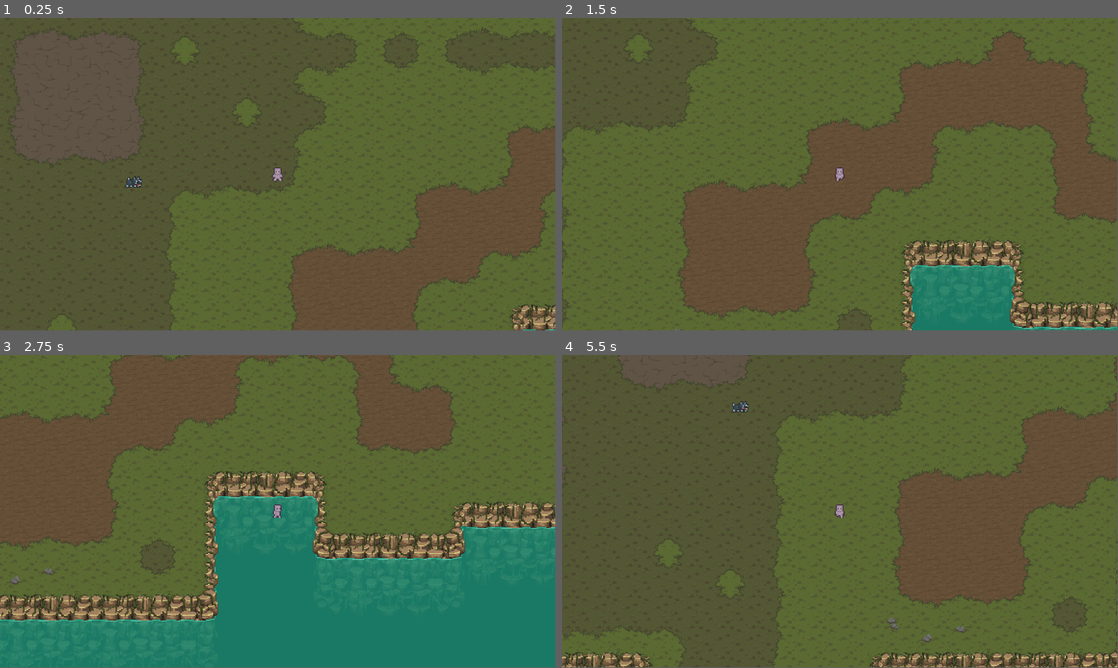
Above: before the commit, frames 1-4 (two rows, left to right).
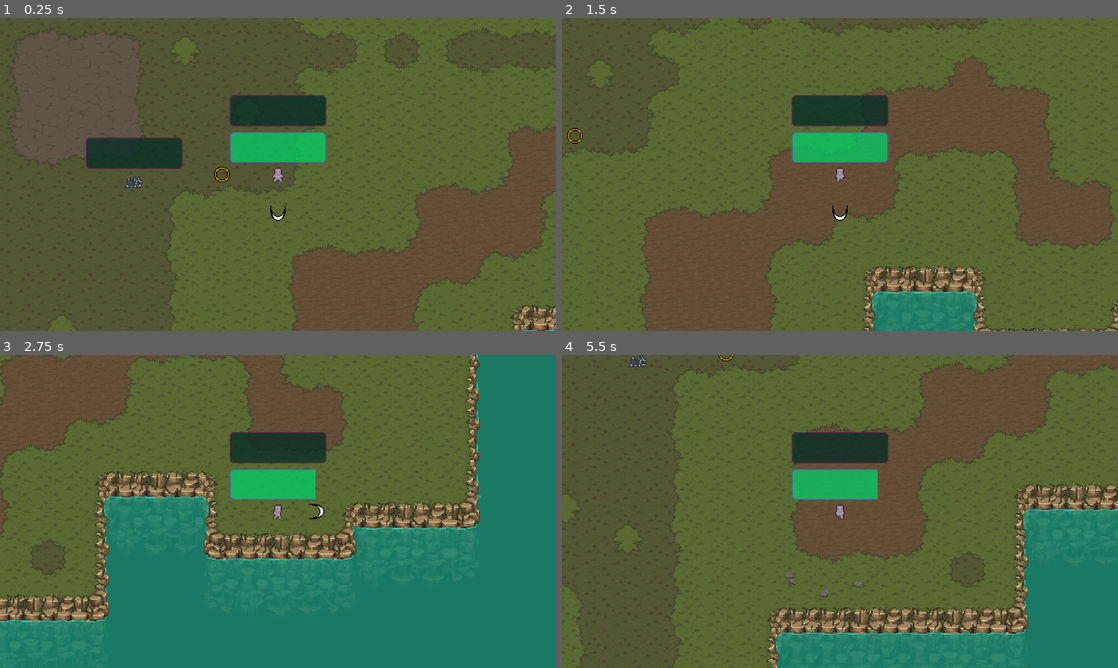
Above: after the commit, the same moments.

Repository: celestialcreature/WolfFighter
Game: Godot game, scene res://scenes/theworld.tscn
Two runs of this game, one before a commit and one after it. Both use one fixed random seed, a clock stepped at 60 frames per second and the inputs below.
Inputs (mouse positions are in pixels of both pictures, inside the frame that each line leads up to):
- Up to frame 1 (0.25 s): no input
- Up to frame 2 (1.5 s): tap Enter at 0.5 s; move the mouse to (962, 158) at 0.52 s; hold Right (right) 0.53-1.28 s; hold Space (special, bound only after the commit) 0.53-1.28 s; tap Q (special, bound only before the commit) at 0.8, 1.35 s; move the mouse to (728, 190) at 1.27 s; hold Down (down) from 1.28 s (still down)
- Up to frame 3 (2.75 s): right-click (166, 527) at 1.55 s; move the mouse to (333, 442) at 2.02 s; release Down (down) at 2.03 s; hold Right (right) from 2.03 s (still down); hold Right mouse button (attack_1, bound only after the commit) from 2.03 s (still down); tap Space (special, bound only after the commit) at 2.3 s
- Up to frame 4 (5.5 s): move the mouse to (812, 574) at 2.77 s; release Right (right) at 2.78 s; release Right mouse button (attack_1, bound only after the commit) at 2.78 s; hold Up (up) 2.78-3.53 s; tap Space (special, bound only after the commit) at 2.85, 4.55 s; tap Q (special, bound only before the commit) at 3.05, 5.3 s; move the mouse to (1006, 558) at 3.52 s; hold Q (special, bound only before the commit) 3.53-4.28 s; hold Left (left) 3.53-5.03 s; right-click (1006, 558) at 3.8 s; move the mouse to (673, 464) at 4.27 s; right-click (673, 464) at 4.35 s; move the mouse to (867, 511) at 5.02 s; hold Down (down) from 5.03 s (still down); hold Space (special, bound only after the commit) from 5.03 s (still down)
In our replay, the window is 799x449 before the commit and 800x450 after it. These sizes can differ from the game's own. Grey fills any space a smaller window leaves; there, only what the larger window draws over its background counts as a difference.

The runs differ from the first frame. In frame 1, 6.2% of the frame differs, in the area x 0-100%, y 2-100%; in frame 2, 26%; in frame 3, 47%, in the area x 0-100%, y 0-98%; in frame 4, 42%.

Commit message:
Health & Stamina Bar and 1st Attack

Diff:
--- a/WolfFighter/project.godot
+++ b/WolfFighter/project.godot
@@ -17,6 +17,14 @@
 [autoload]
 
 global="*res://scripts/global.gd"
+
+[display]
+
+window/stretch/mode="viewport"
+
+[dotnet]
+
+project/assembly_name="Wolf Fighter"
 
 [input]
 
@@ -50,14 +58,23 @@
 }
 interact={
 "deadzone": 0.5,
-"events": [Object(InputEventKey,"resource_local_to_scene":false,"resource_name":"","device":-1,"window_id":0,"alt_pressed":false,"shift_pressed":false,"ctrl_pressed":false,"meta_pressed":false,"pressed":false,"keycode":0,"physical_keycode":32,"key_label":0,"unicode":32,"echo":false,"script":null)
+"events": [Object(InputEventKey,"resource_local_to_scene":false,"resource_name":"","device":-1,"window_id":0,"alt_pressed":false,"shift_pressed":false,"ctrl_pressed":false,"meta_pressed":false,"pressed":false,"keycode":0,"physical_keycode":69,"key_label":0,"unicode":101,"echo":false,"script":null)
 , Object(InputEventJoypadButton,"resource_local_to_scene":false,"resource_name":"","device":-1,"button_index":0,"pressure":0.0,"pressed":true,"script":null)
+, Object(InputEventMouseButton,"resource_local_to_scene":false,"resource_name":"","device":-1,"window_id":0,"alt_pressed":false,"shift_pressed":false,"ctrl_pressed":false,"meta_pressed":false,"button_mask":0,"position":Vector2(0, 0),"global_position":Vector2(0, 0),"factor":1.0,"button_index":1,"canceled":false,"pressed":false,"double_click":false,"script":null)
 ]
 }
 special={
 "deadzone": 0.5,
-"events": [Object(InputEventKey,"resource_local_to_scene":false,"resource_name":"","device":-1,"window_id":0,"alt_pressed":false,"shift_pressed":false,"ctrl_pressed":false,"meta_pressed":false,"pressed":false,"keycode":0,"physical_keycode":81,"key_label":0,"unicode":113,"echo":false,"script":null)
+"events": [Object(InputEventKey,"resource_local_to_scene":false,"resource_name":"","device":-1,"window_id":0,"alt_pressed":false,"shift_pressed":false,"ctrl_pressed":false,"meta_pressed":false,"pressed":false,"keycode":0,"physical_keycode":32,"key_label":0,"unicode":32,"echo":false,"script":null)
 , Object(InputEventJoypadButton,"resource_local_to_scene":false,"resource_name":"","device":-1,"button_index":1,"pressure":0.0,"pressed":true,"script":null)
+, Object(InputEventMouseButton,"resource_local_to_scene":false,"resource_name":"","device":-1,"window_id":0,"alt_pressed":false,"shift_pressed":false,"ctrl_pressed":false,"meta_pressed":false,"button_mask":0,"position":Vector2(0, 0),"global_position":Vector2(0, 0),"factor":1.0,"button_index":2,"canceled":false,"pressed":false,"double_click":false,"script":null)
+]
+}
+attack_1={
+"deadzone": 0.5,
+"events": [Object(InputEventMouseButton,"resource_local_to_scene":false,"resource_name":"","device":-1,"window_id":0,"alt_pressed":false,"shift_pressed":false,"ctrl_pressed":false,"meta_pressed":false,"button_mask":0,"position":Vector2(0, 0),"global_position":Vector2(0, 0),"factor":1.0,"button_index":2,"canceled":false,"pressed":false,"double_click":false,"script":null)
+, Object(InputEventJoypadButton,"resource_local_to_scene":false,"resource_name":"","device":-1,"button_index":2,"pressure":0.0,"pressed":false,"script":null)
+, Object(InputEventKey,"resource_local_to_scene":false,"resource_name":"","device":0,"window_id":0,"alt_pressed":false,"shift_pressed":false,"ctrl_pressed":false,"meta_pressed":false,"pressed":false,"keycode":0,"physical_keycode":4194325,"key_label":0,"unicode":0,"echo":false,"script":null)
 ]
 }
 
--- /dev/null
+++ b/WolfFighter/scenes/Sprite2D.gd
@@ -0,0 +1,14 @@
+extends Sprite2D
+
+
+# Called when the node enters the scene tree for the first time.
+func _ready():
+#	position =
+	pass # Replace with function body.
+
+func player():
+	pass
+
+# Called every frame. 'delta' is the elapsed time since the previous frame.
+func _process(delta):
+	pass
--- /dev/null
+++ b/WolfFighter/scenes/characters/cut_collision_box.gd
@@ -0,0 +1,12 @@
+extends CollisionShape2D
+
+func player():
+	pass
+# Called when the node enters the scene tree for the first time.
+func _ready():
+	pass # Replace with function body.
+
+
+# Called every frame. 'delta' is the elapsed time since the previous frame.
+func _process(delta):
+	pass
--- /dev/null
+++ b/WolfFighter/scenes/characters/meele_attack_area.gd
@@ -0,0 +1,12 @@
+extends Area2D
+
+func player():
+	pass
+# Called when the node enters the scene tree for the first time.
+func _ready():
+	pass # Replace with function body.
+
+
+# Called every frame. 'delta' is the elapsed time since the previous frame.
+func _process(delta):
+	pass
--- a/WolfFighter/scenes/characters/player.tscn
+++ b/WolfFighter/scenes/characters/player.tscn
@@ -1,8 +1,13 @@
-[gd_scene load_steps=40 format=3 uid="uid://dweoi177bcxdt"]
+[gd_scene load_steps=47 format=3 uid="uid://dweoi177bcxdt"]
 
 [ext_resource type="Script" path="res://scripts/player.gd" id="1_mf6rs"]
 [ext_resource type="Texture2D" uid="uid://bnkio2i8yo5gf" path="res://sprites/Prototype_Worksheet.png" id="2_koaf0"]
+[ext_resource type="Texture2D" uid="uid://rym5kbuxas1o" path="res://sprites/Bones.png" id="2_tssab"]
 [ext_resource type="Texture2D" uid="uid://cpr2dnwvifk8n" path="res://sprites/Prototype_Worksheet (2).png" id="3_xvl2u"]
+[ext_resource type="Texture2D" uid="uid://f62w4skumuix" path="res://sprites/Stamina Bar.png" id="4_7wngo"]
+[ext_resource type="Script" path="res://scenes/characters/meele_attack_area.gd" id="6_p3lbb"]
+[ext_resource type="Texture2D" uid="uid://ciaci2lce0s4d" path="res://sprites/Cut.png" id="6_pyr5k"]
+[ext_resource type="Script" path="res://scenes/characters/cut_collision_box.gd" id="7_31ur4"]
 
 [sub_resource type="AtlasTexture" id="AtlasTexture_7b6tj"]
 atlas = ExtResource("2_koaf0")
@@ -140,6 +145,14 @@
 animations = [{
 "frames": [{
 "duration": 1.0,
+"texture": ExtResource("2_tssab")
+}],
+"loop": true,
+"name": &"Dead",
+"speed": 5.0
+}, {
+"frames": [{
+"duration": 1.0,
 "texture": SubResource("AtlasTexture_7b6tj")
 }, {
 "duration": 1.0,
@@ -283,6 +296,24 @@
 
 [sub_resource type="CircleShape2D" id="CircleShape2D_6cijw"]
 radius = 13.0
+
+[sub_resource type="RectangleShape2D" id="RectangleShape2D_yfm7a"]
+
+[sub_resource type="SpriteFrames" id="SpriteFrames_m5hjw"]
+animations = [{
+"frames": [],
+"loop": true,
+"name": &"default",
+"speed": 5.0
+}, {
+"frames": [{
+"duration": 1.0,
+"texture": ExtResource("6_pyr5k")
+}],
+"loop": true,
+"name": &"new_animation",
+"speed": 5.0
+}]
 
 [node name="Player" type="CharacterBody2D"]
 collision_layer = 2
@@ -306,9 +337,47 @@
 [node name="PlayerHitbox" type="CollisionShape2D" parent="PlayerHitbox"]
 shape = SubResource("CircleShape2D_6cijw")
 
-[node name="attackCooldown" type="Timer" parent="."]
+[node name="enemyAttackCooldown" type="Timer" parent="."]
 wait_time = 0.5
+
+[node name="Stamina_Bar" type="TextureProgressBar" parent="."]
+modulate = Color(1, 0.886275, 0.788235, 0.733333)
+offset_left = -50.0
+offset_top = -44.0
+offset_right = 50.0
+offset_bottom = -12.0
+step = 0.001
+value = 100.0
+texture_progress = ExtResource("4_7wngo")
+
+[node name="Health_Bar" type="TextureProgressBar" parent="."]
+modulate = Color(0.862745, 0.176471, 0.270588, 0.733333)
+offset_left = -50.0
+offset_top = -82.0
+offset_right = 50.0
+offset_bottom = -50.0
+value = 100.0
+texture_progress = ExtResource("4_7wngo")
+
+[node name="player_Attack_Cooldown" type="Timer" parent="."]
+
+[node name="meele_attack_area" type="Area2D" parent="."]
+collision_layer = 7
+collision_mask = 7
+script = ExtResource("6_p3lbb")
+
+[node name="cut_collision_box" type="CollisionShape2D" parent="meele_attack_area"]
+position = Vector2(0, 40)
+shape = SubResource("RectangleShape2D_yfm7a")
+disabled = true
+script = ExtResource("7_31ur4")
+
+[node name="Cut_animation" type="AnimatedSprite2D" parent="meele_attack_area"]
+position = Vector2(0, 40)
+sprite_frames = SubResource("SpriteFrames_m5hjw")
+animation = &"new_animation"
 
 [connection signal="body_entered" from="PlayerHitbox" to="." method="_on_player_hitbox_body_entered"]
 [connection signal="body_exited" from="PlayerHitbox" to="." method="_on_player_hitbox_body_exited"]
-[connection signal="timeout" from="attackCooldown" to="." method="_on_attack_cooldown_timeout"]
+[connection signal="timeout" from="enemyAttackCooldown" to="." method="_on_attack_cooldown_timeout"]
+[connection signal="timeout" from="player_Attack_Cooldown" to="." method="_on_player_attack_cooldown_timeout"]
--- a/WolfFighter/scenes/characters/wolf.tscn
+++ b/WolfFighter/scenes/characters/wolf.tscn
@@ -1,7 +1,8 @@
-[gd_scene load_steps=31 format=3 uid="uid://cygedv1pnce8a"]
+[gd_scene load_steps=32 format=3 uid="uid://cygedv1pnce8a"]
 
 [ext_resource type="Script" path="res://scripts/wolf.gd" id="1_cdb68"]
 [ext_resource type="Texture2D" uid="uid://bs0w3xt4kpb64" path="res://sprites/Wolf Cub Sprite Sheet.png" id="1_m4dap"]
+[ext_resource type="Texture2D" uid="uid://f62w4skumuix" path="res://sprites/Stamina Bar.png" id="3_ctrur"]
 
 [sub_resource type="AtlasTexture" id="AtlasTexture_16bvd"]
 atlas = ExtResource("1_m4dap")
@@ -220,6 +221,7 @@
 animation = &"run"
 
 [node name="box" type="CollisionShape2D" parent="."]
+visible = false
 position = Vector2(0, 10)
 shape = SubResource("RectangleShape2D_rab1r")
 
@@ -241,10 +243,30 @@
 shape = SubResource("CircleShape2D_rnb1g")
 
 [node name="hit_range" type="Area2D" parent="."]
+collision_layer = 7
+collision_mask = 7
 
 [node name="hitbox" type="CollisionShape2D" parent="hit_range"]
 position = Vector2(0, 10)
 shape = SubResource("CircleShape2D_sg3dv")
+
+[node name="hurt_range" type="Area2D" parent="."]
+
+[node name="hurtbox" type="CollisionShape2D" parent="hurt_range"]
+position = Vector2(0, 10)
+shape = SubResource("CircleShape2D_sg3dv")
+
+[node name="playerAttackCooldown" type="Timer" parent="."]
+wait_time = 0.5
+
+[node name="Health_Bar" type="TextureProgressBar" parent="."]
+modulate = Color(0.862745, 0.176471, 0.270588, 0.733333)
+offset_left = -50.0
+offset_top = -36.0
+offset_right = 50.0
+offset_bottom = -4.0
+value = 100.0
+texture_progress = ExtResource("3_ctrur")
 
 [connection signal="body_entered" from="vision" to="." method="_on_vision_body_entered"]
 [connection signal="body_exited" from="vision" to="." method="_on_vision_body_exited"]
@@ -252,3 +274,8 @@
 [connection signal="body_exited" from="attack_range" to="." method="_on_attack_range_body_exited"]
 [connection signal="body_entered" from="hit_range" to="." method="_on_hit_range_body_entered"]
 [connection signal="body_exited" from="hit_range" to="." method="_on_hit_range_body_exited"]
+[connection signal="body_entered" from="hurt_range" to="." method="_on_hit_range_body_entered"]
+[connection signal="body_entered" from="hurt_range" to="." method="_on_hurt_range_body_entered"]
+[connection signal="body_exited" from="hurt_range" to="." method="_on_hit_range_body_exited"]
+[connection signal="body_exited" from="hurt_range" to="." method="_on_hurt_range_body_exited"]
+[connection signal="timeout" from="playerAttackCooldown" to="." method="_on_player_attack_cooldown_timeout"]
--- a/WolfFighter/scenes/theworld.tscn
+++ b/WolfFighter/scenes/theworld.tscn
@@ -1,8 +1,12 @@
-[gd_scene load_steps=4 format=3 uid="uid://bc44bbm4er66t"]
+[gd_scene load_steps=7 format=3 uid="uid://bc44bbm4er66t"]
 
 [ext_resource type="TileSet" uid="uid://dlclvhvccaut8" path="res://tilemaps/forest.tres" id="1_wmeog"]
 [ext_resource type="PackedScene" uid="uid://dweoi177bcxdt" path="res://scenes/characters/player.tscn" id="2_w5ym8"]
+[ext_resource type="Texture2D" uid="uid://csniaipqqdrx8" path="res://sprites/Frisbee.png" id="4_7w81q"]
 [ext_resource type="PackedScene" uid="uid://cygedv1pnce8a" path="res://scenes/characters/wolf.tscn" id="5_hmtx4"]
+[ext_resource type="Script" path="res://scenes/Sprite2D.gd" id="5_rhgot"]
+
+[sub_resource type="CircleShape2D" id="CircleShape2D_djr7j"]
 
 [node name="Node" type="Node"]
 
@@ -12,7 +16,19 @@
 layer_0/name = "lowerground"
 layer_0/tile_data = PackedInt32Array(589840, 3080192, 33, 655376, 3080192, 34, 589841, 3145728, 33, 655377, 3145728, 34 …(113526 unchanged characters)…
 
-[node name="Player" parent="." instance=ExtResource("2_w5ym8")]
+[node name="Player" parent="." groups=["Player"] instance=ExtResource("2_w5ym8")]
 
-[node name="wolf" parent="." instance=ExtResource("5_hmtx4")]
+[node name="wolf" parent="." groups=["enemy"] instance=ExtResource("5_hmtx4")]
 position = Vector2(-149, -2)
+
+[node name="projectile" type="Sprite2D" parent="." groups=["attack"]]
+position = Vector2(-58, 0)
+texture = ExtResource("4_7w81q")
+script = ExtResource("5_rhgot")
+
+[node name="Hit_box" type="Area2D" parent="projectile"]
+collision_layer = 7
+collision_mask = 7
+
+[node name="Hit_box" type="CollisionShape2D" parent="projectile/Hit_box"]
+shape = SubResource("CircleShape2D_djr7j")
--- a/WolfFighter/scripts/player.gd
+++ b/WolfFighter/scripts/player.gd
@@ -3,57 +3,84 @@
 @export var SPEED = 200
 @export var health = 100
 @export var type = "Human"
-@export var STAMINA: float = 10
-var stamina: float = STAMINA
+@export var MAX_STAMINA: float = 10
+var cur_stamina: float = MAX_STAMINA
 
 var enemyInRange = false
 var enemyCooldown = true
 var playerAlive = true
 
-func player():
-	pass
+@onready var stamina_bar = get_node("Stamina_Bar")
+
+
 
 func _ready():
 	$AnimatedSprite2D.play("frontidle")
 
 func move_player():
-	var input_direction = Input.get_vector("left", "right", "up", "down")
-	velocity = input_direction * SPEED
-	if Input.is_action_pressed("right"):
-		$AnimatedSprite2D.play("rightwalk")
-	if Input.is_action_just_released("right"):
-		$AnimatedSprite2D.play("rightidle")
-	if Input.is_action_pressed("left"):
-		$AnimatedSprite2D.play("leftwalk")
-	if Input.is_action_just_released("left"):
-		$AnimatedSprite2D.play("leftidle")
-	if Input.is_action_pressed("down"):
-		$AnimatedSprite2D.play("frontwalk")
-	if Input.is_action_just_released("down"):
-		$AnimatedSprite2D.play("frontidle")
-	if Input.is_action_pressed("up"):
-		$AnimatedSprite2D.play("upwalk")
-	if Input.is_action_just_released("up"):
-		$AnimatedSprite2D.play("upidle")
-	if Input.is_action_pressed("special"):
-		if stamina > 0:
-			stamina -= 1
-			velocity *= 3
-	if !Input.is_action_pressed("special"):
-		while stamina < STAMINA:
-			stamina += 0.001
+	if playerAlive == true:
+		var input_direction = Input.get_vector("left", "right", "up", "down")
+		velocity = input_direction * SPEED
+		if Input.is_action_pressed("right"):
+			$AnimatedSprite2D.play("rightwalk")
+			$meele_attack_area.rotation_degrees = -90
+		if Input.is_action_just_released("right"):
+			$AnimatedSprite2D.play("rightidle")
+
+		if Input.is_action_pressed("left"):
+			$AnimatedSprite2D.play("leftwalk")
+			$meele_attack_area.rotation_degrees = 90
+		if Input.is_action_just_released("left"):
+			$AnimatedSprite2D.play("leftidle")
+
+		if Input.is_action_pressed("down"):
+			$AnimatedSprite2D.play("frontwalk")
+			$meele_attack_area.rotation_degrees = 0
+		if Input.is_action_just_released("down"):
+			$AnimatedSprite2D.play("frontidle")
+
+		if Input.is_action_pressed("up"):
+			$AnimatedSprite2D.play("upwalk")
+			$meele_attack_area.rotation_degrees = 180
+		if Input.is_action_just_released("up"):
+			$AnimatedSprite2D.play("upidle")
+
+		if Input.is_action_pressed("special"):
+			if cur_stamina > 0:
+				cur_stamina -= 1
+				#TextureProgressBar
+				stamina_bar.value -= 1
+				velocity *= 3
+		if !Input.is_action_pressed("special"):
+			while cur_stamina < MAX_STAMINA:
+				cur_stamina += 0.001
+				stamina_bar.value += 0.001
+
+		if Input.is_action_pressed("attack_1"):
+#			$meele_attack_area/cut_collision_box.disabled = false
+#			$meele_attack_area/Cut_animation.visible = true
+			player_attack()
+		if Input.is_action_just_released("attack_1"):
+#			$meele_attack_area/cut_collision_box.disabled = true
+#			$meele_attack_area/Cut_animation.visible = false
+			player_attack_reset()
+			pass
 
 func _physics_process(delta):
 	move_player()
-	#print(health)
+	#print("Player: " + str(health))
 	enemy_attack()
 	move_and_slide()
 
-	if health <= 0:
+	if health <= 0 && playerAlive == true:
 		playerAlive = false
 		health = 0
-		print("dead")
+		$AnimatedSprite2D.play("Dead")
+		print("Player: dead")
 		#add game over here
+
+func player():
+	pass
 
 func _on_player_hitbox_body_entered(body):
 	if body.has_method("enemy"):
@@ -64,11 +91,39 @@
 		enemyInRange = false
 
 func enemy_attack():
-	if enemyInRange and enemyCooldown == true:
+	if enemyInRange and enemyCooldown == true && playerAlive == true:
 		health = health - 20
+		$Health_Bar.value -= 20
 		enemyCooldown = false
-		$attackCooldown.start()
-		print(health)
+		$enemyAttackCooldown.start()
+		print("Player: " + str(health))
 
 func _on_attack_cooldown_timeout():
 	enemyCooldown = true
+
+func player_attack():
+	$meele_attack_area/cut_collision_box.disabled = false
+	$meele_attack_area/Cut_animation.visible = true
+	global.playerIsAttacking = true
+#	for i in 4:
+#		$meele_attack_area.position = Vector2i(i,0)
+#	$meele_attack_area/cut_collision_box.disabled = true
+#	$meele_attack_area/Cut_animation.visible = false
+#	$meele_attack_area.position = Vector2i(0,0)
+	pass
+
+func player_attack_reset():
+	$meele_attack_area/cut_collision_box.disabled = true
+	$meele_attack_area/Cut_animation.visible = false
+	$meele_attack_area.position = Vector2i(0,0)
+	global.playerIsAttacking = false
+	pass
+
+#func _on_player_attack_cooldown_timeout():
+#	pass # Replace with function body.
+#
+#
+#func _on_meele_attack_area_area_entered(area):
+##	if area.is_in_group("hurtbox")
+##		area.takeDamage()
+#	pass # Replace with function body.
--- a/WolfFighter/scripts/wolf.gd
+++ b/WolfFighter/scripts/wolf.gd
@@ -8,6 +8,7 @@
 
 var player_chase=false
 var playerAttackRange = false
+var player_cooldown = true
 var player = null
 var time=0.0
 
@@ -46,17 +47,47 @@
 	pass
 
 func _on_hit_range_body_entered(body):
+#	print(body)
 	if body.has_method("player"):
 		playerAttackRange = true
+		print("Player in range")
 
 
 func _on_hit_range_body_exited(body):
 	if body.has_method("player"):
 		playerAttackRange = false
+		print("player out of range")
 
 func check_damage():
-	if playerAttackRange and global.playerIsAttacking == true:
+#	print("Player in Range: ", playerAttackRange)
+#	print("Player is Attaking: ", global.playerIsAttacking)
+#	print("cooldown: ", player_cooldown)
+#	print()
+#
+	if playerAttackRange and global.playerIsAttacking == true && player_cooldown == true:
 		health -= 20
-		print("Wolf Health =", health)
+		$Health_Bar.value -= 20
+		print("Wolf Health = ", health)
 		if health <= 0:
 			self.queue_free()
+			print("Wolf Dead")
+			pass
+		player_cooldown == false
+
+
+func _on_hurt_range_body_entered(body):
+	pass # Replace with function body.
+
+
+func _on_hurt_range_body_exited(body):
+	pass # Replace with function body.
+
+
+#func _on_player_attack_cooldown_timeout():
+#
+#	pass # Replace with function body.
+
+
+func _on_player_attack_cooldown_timeout():
+	player_cooldown = true
+	pass # Replace with function body.
Binary file added: WolfFighter/sprites/Bones.png
Not shown, added: WolfFighter/sprites/Bones.png.import
Binary file added: WolfFighter/sprites/Cut.png
Not shown, added: WolfFighter/sprites/Cut.png.import
Binary file added: WolfFighter/sprites/Frisbee.png
Not shown, added: WolfFighter/sprites/Frisbee.png.import
Binary file added: WolfFighter/sprites/Stamina Bar.png
Not shown, added: WolfFighter/sprites/Stamina Bar.png.import
Not shown, added: WolfFighter/.gitattributes
Not shown, added: WolfFighter/.gitignore
